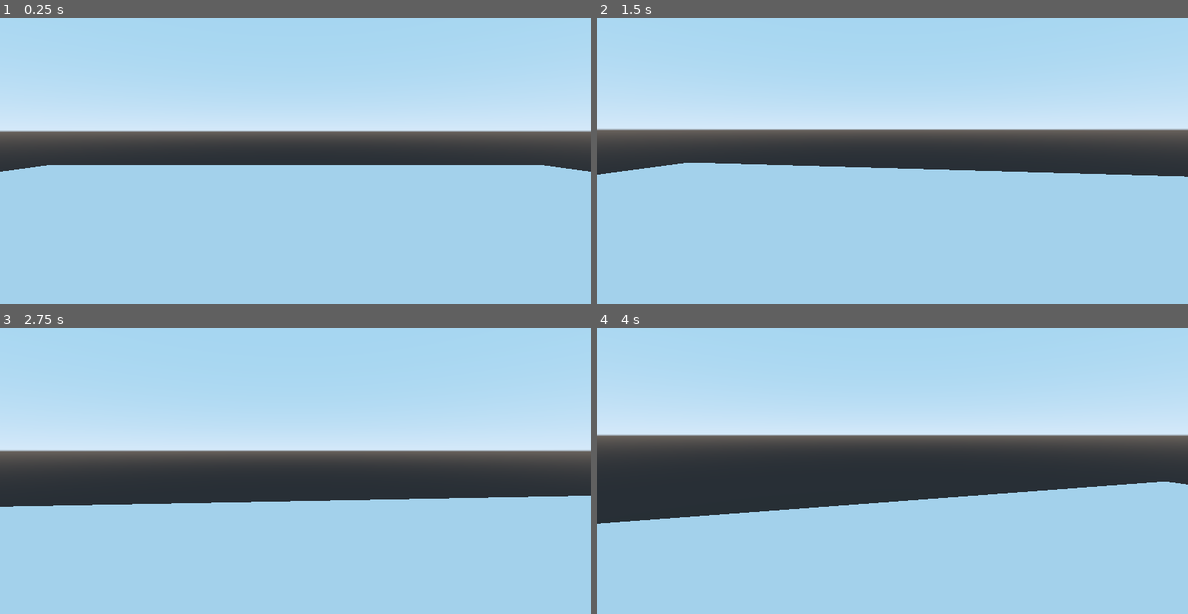
Above: before the commit, frames 1-4 (two rows, left to right).
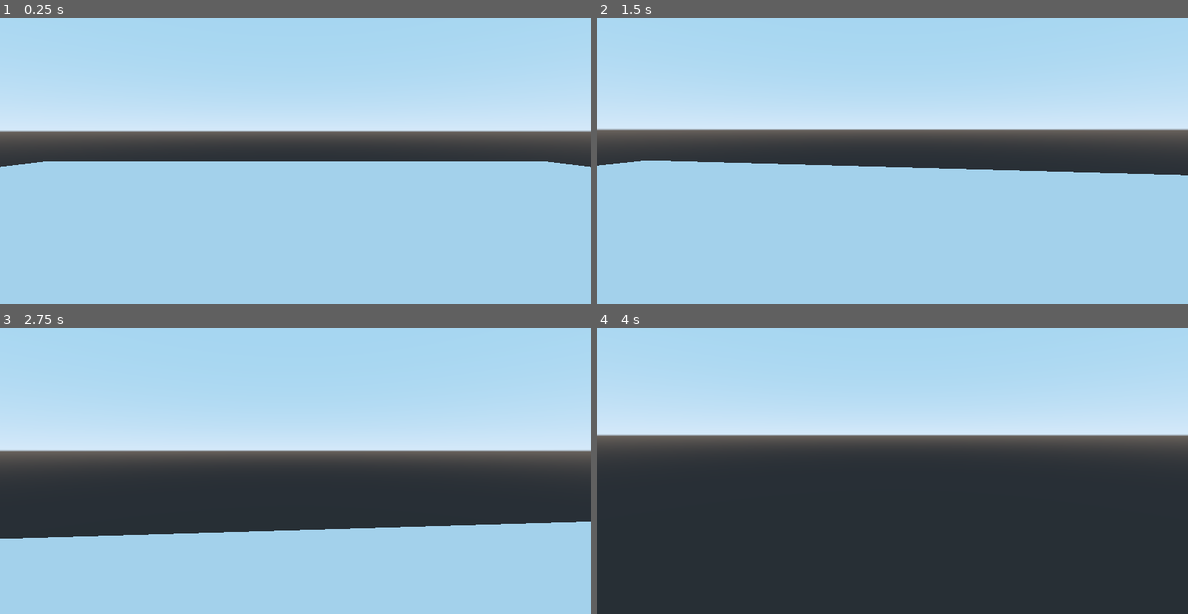
Above: after the commit, the same moments.

Repository: Chaotica-interactive/the-oddity
Game: Godot game, scene res://Master.tscn
The game is run twice, just before and just after one commit, with the same random seed, the same clock (stepped at 60 frames per second) and the same inputs.
Inputs (mouse positions are in pixels of both pictures, inside the frame that each line leads up to):
- Up to frame 1 (0.25 s): no input
- Up to frame 2 (1.5 s): move the mouse to (922, 129) at 0.52 s; hold Space (jump) 0.53-1.28 s; hold W (forward) from 0.53 s (still down); move the mouse to (862, 132) at 1.27 s; tap Space (jump) at 1.35 s
- Up to frame 3 (2.75 s): keep holding W (forward); tap Space (jump) at 1.52, 1.82 s; move the mouse to (307, 433) at 2.02 s; hold Space (jump) from 2.03 s (still down)
- Up to frame 4 (4 s): keep holding W (forward); move the mouse to (886, 445) at 2.77 s; release Space (jump) at 2.78 s; tap Space (jump) at 2.85, 3.02, 3.32 s; move the mouse to (933, 445) at 3.52 s; hold Space (jump) from 3.53 s (still down)

The runs differ from the first frame. In frame 1, 1.3% of the frame differs, in the area x 0-100%, y 50-54%; in frame 2, 0.7%; in frame 3, 10%; in frame 4, 39%, in the area x 0-100%, y 53-100%.

Commit message:
get movement workinf proporly with gravity

Diff:
--- a/scripts/Player.gd
+++ b/scripts/Player.gd
@@ -4,7 +4,9 @@
 
 #--------------- VARIABLES ----------------
 #------ EDITABLES
-export var WALK_SPEED: float = 3.0
+export var WALK_SPEED: float = 6.0
+
+export var JUMP_FORCE: float = 3.0
 
 export var GRAVITY_ACCELERATION: float  = 9.8
 
@@ -39,9 +41,16 @@
 
 # gets called every physics frame
 func _physics_process(delta):
-	var direction: Vector3 =  get_input_direction()
+	input_move = get_input_direction() * WALK_SPEED
 
-	move_and_slide(direction * WALK_SPEED, Vector3.UP)
+	#make gravity work if the player is not on the floor
+	if not is_on_floor():
+		gravity_local += GRAVITY_ACCELERATION * Vector3.DOWN * delta
+
+	if Input.is_action_pressed("jump") and is_on_floor():
+		gravity_local = Vector3.UP * JUMP_FORCE
+
+	var _move = move_and_slide(input_move + gravity_local, Vector3.UP)
 
 # grabs the current input direction
 func get_input_direction() -> Vector3:
